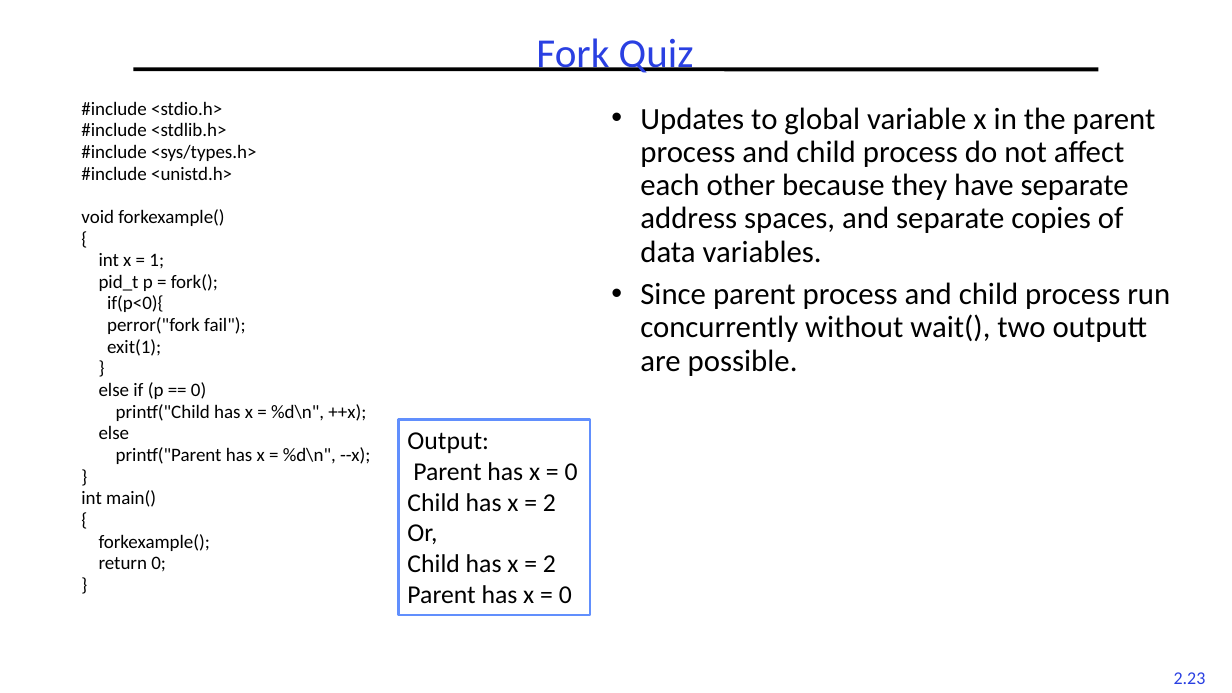
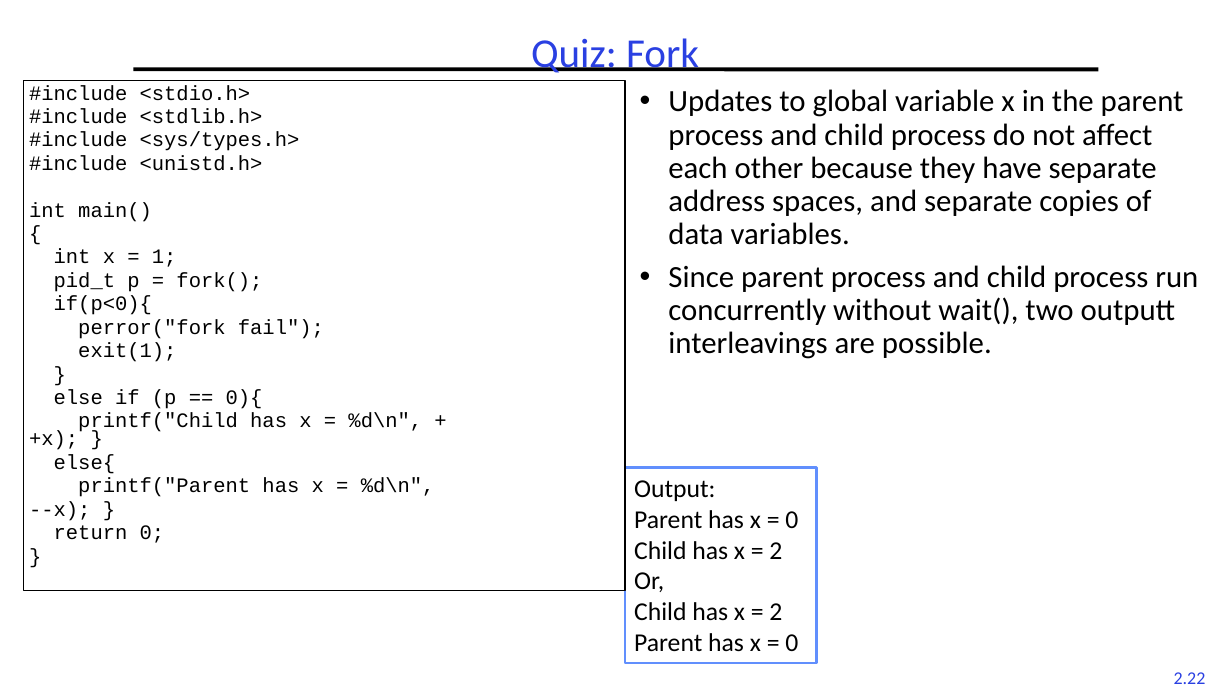
Before and after one commit to guhofstra/CSC256Fa25, a slide deck: slide 22 of PPTs/L2-Processes Threads.pptx (slide 23 before the commit). Drawn at 1232x693 pixels with LibreOffice and Linux fonts; fonts in the diff are those of the drawing. Boxes give left, top, right and bottom in pixels: in the first picture for what was removed or moved away, otherwise in the second. Text is boxed around its words. In the diff, an @@ line names an element or a change of style, - is before the commit and + after.

```diff
--- a/PPTs/L2-Processes Threads.pptx
+++ b/PPTs/L2-Processes Threads.pptx
@@ title at bbox=[531, 38, 699, 73]: text changed @@
-Fork Quiz
+Quiz: Fork
@@ rectangle "#include <stdio.h>": place and size @@
-rectangle "#include <stdio.h>" at bbox=[81, 101, 370, 572]
+rectangle "#include <stdio.h>" at bbox=[24, 80, 626, 591]
@@ rectangle "#include <stdio.h>" at bbox=[24, 80, 626, 591]: outline none to #000000 1 pt @@
@@ text in rectangle at bbox=[29, 85, 324, 543]: size 14.8 to 16 pt, font Calibri to Courier New in "#include <stdio.h>", "#include <stdlib.h>", "#include <sys/types.h>", "#include <unistd.h>" and 9 more places; indent changed; line spacing 0.7 to 14pt @@
@@ text "Updates to global variable x ...": place and size @@
-text "Updates to global variable x ..." at bbox=[640, 107, 1170, 376]
+text "Updates to global variable x ..." at bbox=[668, 89, 1198, 359]
@@ text in rectangle at bbox=[29, 202, 152, 222]: text changed; size 14.8 to 16 pt; font Calibri to Courier New @@
-void forkexample()
+int main()
@@ text at bbox=[668, 265, 1198, 359]: text changed @@
-• Since parent process and child process run concurrently without wait(), two outputt are possible.
+• Since parent process and child process run concurrently without wait(), two outputt interleavings are possible.
@@ text in rectangle at bbox=[29, 389, 435, 521]: text changed; size 14.8 to 16 pt; font Calibri to Courier New @@
-else if (p == 0)
-printf("Child has x = %d\n", ++x);
-else
-printf("Parent has x = %d\n", --x);
-}
-int main()
-{
-forkexample();
+else if (p == 0){
+printf("Child has x = %d\n", ++x); }
+else{
+printf("Parent has x = %d\n",
+--x); }
@@ rectangle "Output:": place and size @@
-rectangle "Output:" at bbox=[398, 420, 590, 616]
+rectangle "Output:" at bbox=[625, 468, 816, 664]
@@ page number at bbox=[1174, 672, 1206, 684]: text changed @@
-2.23
+2.22
```
Also in this commit, not shown: 4 other slides changed, 3 slides added, 8 other files.
